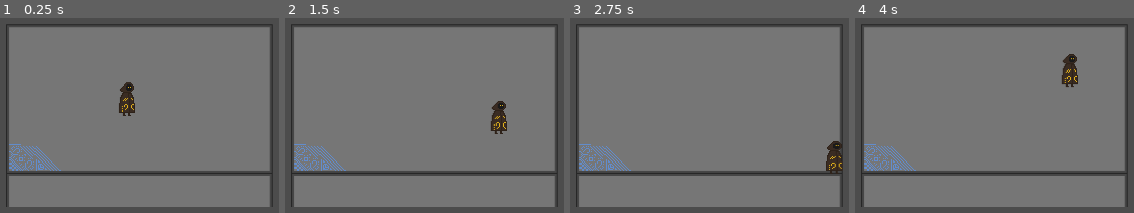
Above: before the commit, frames 1-4 (left to right).
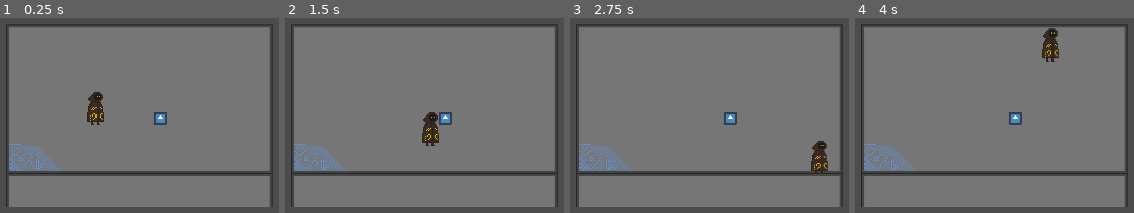
Above: after the commit, the same moments.

Repository: maximummdamage/Soul-Caster
Game: Godot game, scene res://Scenes/World.tscn
Two runs of this game, one before a commit and one after it. Both use one fixed random seed, a clock stepped at 60 frames per second and the inputs below. The engine's default icon, where the game draws it, is replaced by a stand-in: a white triangle on a blue panel in a dark square.
Inputs (mouse positions are in pixels of both pictures, inside the frame that each line leads up to):
- Up to frame 1 (0.25 s): no input
- Up to frame 2 (1.5 s): tap Enter at 0.5 s; move the mouse to (522, 113) at 0.52 s; hold D (game_right) 0.53-1.28 s; click (522, 113) at 0.67 s; move the mouse to (outside the picture) at 1.27 s; hold S (game_down) from 1.28 s (still down)
- Up to frame 3 (2.75 s): move the mouse to (709, 37) at 2.02 s; release S (game_down) at 2.03 s; hold D (game_right) from 2.03 s (still down)
- Up to frame 4 (4 s): move the mouse to (outside the picture) at 2.77 s; release D (game_right) at 2.78 s; hold W (game_up) 2.78-3.53 s; click (outside the picture) at 2.92 s; move the mouse to (outside the picture) at 3.52 s; hold A (game_left) from 3.53 s (still down)

The runs differ from the first frame. In frame 1, 1.9% of the frame differs, in the area x 31-60%, y 32-55%; in frame 2, 1.9%, in the area x 49-80%, y 42-66%; in frame 3, 1.8%; in frame 4, 1.9%.

Commit message:
Reworking movement

Diff:
--- a/Scenes/Movement.gd
+++ b/Scenes/Movement.gd
@@ -3,9 +3,37 @@
 class_name Movement
 
 # Member variables
+var max_speed
+var unscaled_speed_vec
 var speed
 var accel
 var decel
+
+
+func _ready():
+	max_speed = 100
+	unscaled_speed_vec = Vector2(0, 0)
+
+func _current_unscaled_speed():
+	return sqrt(pow(unscaled_speed_vec.x, 2) + pow(unscaled_speed_vec.y, 2))
+
+func scaled_speed():
+	pass
+
+
+
+
+
+
+
+
+
+
+
+
+
+
+
 
 # accelerate up to speed
 # take current speed, add speed unless at or above max speed
@@ -50,6 +78,9 @@
 func set_decel(_decel):
 	decel = _decel
 
+func current_speed(x, y):
+	pass
+
 # Constructor
 # decel = speed unless set otherwise with set_decel()
 # - this results in instantaneous stopping
--- a/Scenes/Player.gd
+++ b/Scenes/Player.gd
@@ -2,44 +2,68 @@
 
 # Constant Variables
 const Movement = preload("Movement.gd")
+const BUTTON_UP = 0
+const BUTTON_DOWN = 1
+const BUTTON_LEFT = 0
+const BUTTON_RIGHT = 1
 
 # Onready Variables
 onready var movement = Movement.new(speed, accel)
+onready var most_recent_direction_button_y = BUTTON_UP
+onready var most_recent_direction_button_x = BUTTON_LEFT
 
 # Variables
 var motion = Vector2()
-export var speed = 300
+export var speed = 400
 export var accel = 40
-export var decel = 300 #set decel = speed for instant stopping
+export var decel = 400 #set decel = speed for instant stopping
 
+# Classes
+class Movement2:
+	func thing():
+		print("gamer")
 
 # Only handles movement at the moment
 # Collisions not working properly
-# BUG: upon switching between opposite directions within one frame of each other, movement.stop() is skipped
-#      resulting in reverse acceleration, rather than deceleration
-#      - consider calling movement.stop() during movement.move() if current speed is opposite current acceleration
-func _physics_process(delta):
-
+func _physics_process(_delta):
+	# Movement Y
 	if Input.is_action_pressed("game_up") and Input.is_action_pressed("game_down"):
-		motion.y = movement.stop(motion.y)
+		if (most_recent_direction_button_y == BUTTON_DOWN):
+			motion.y = movement.move(motion.y, 1)
+		else:
+			motion.y = movement.move(motion.y, -1)
+	elif Input.is_action_pressed("game_up"):
+		motion.y = movement.move(motion.y, -1)
 	elif Input.is_action_pressed("game_down"):
 		motion.y = movement.move(motion.y, 1)
-	elif Input.is_action_pressed("game_up"):
-		motion.y = movement.move(motion.y, -1)
 	else:
 		motion.y = movement.stop(motion.y)
 
-	if Input.is_action_pressed("game_left") and Input.is_action_pressed("game_right"):
-		motion.x = movement.stop(motion.x)
+	# Movement X
+	if Input.is_action_pressed("game_right") and Input.is_action_pressed("game_left"):
+		if (most_recent_direction_button_x == BUTTON_RIGHT):
+			motion.x = movement.move(motion.x, 1)
+		else:
+			motion.x = movement.move(motion.x, -1)
+	elif Input.is_action_pressed("game_left"):
+		motion.x = movement.move(motion.x, -1)
 	elif Input.is_action_pressed("game_right"):
 		motion.x = movement.move(motion.x, 1)
-	elif Input.is_action_pressed("game_left"):
-		motion.x = movement.move(motion.x, -1)
 	else:
 		motion.x = movement.stop(motion.x)
 
+	# Set Motion
 	motion = move_and_slide(motion)
 
 
-func _input(event):
-	var a = 0
+func _input(_event):
+	var _a = 0
+	# Keep track of most recently pressed movement button.
+	if _event.is_action_pressed("game_up"):
+		most_recent_direction_button_y = BUTTON_UP
+	elif _event.is_action_pressed("game_left"):
+		most_recent_direction_button_x = BUTTON_LEFT
+	elif _event.is_action_pressed("game_down"):
+		most_recent_direction_button_y = BUTTON_DOWN
+	elif _event.is_action_pressed("game_right"):
+		most_recent_direction_button_x = BUTTON_RIGHT
--- a/Scenes/World.tscn
+++ b/Scenes/World.tscn
@@ -1,8 +1,9 @@
-[gd_scene load_steps=8 format=2]
+[gd_scene load_steps=12 format=2]
 
 [ext_resource path="res://Resources/Untitled.png" type="Texture" id=1]
 [ext_resource path="res://Resources/platform.png" type="Texture" id=2]
 [ext_resource path="res://Scenes/Player.gd" type="Script" id=3]
+[ext_resource path="res://Resources/icon.png" type="Texture" id=4]
 
 [sub_resource type="Environment" id=1]
 
@@ -13,6 +14,15 @@
 
 [sub_resource type="RectangleShape2D" id=4]
 extents = Vector2( 20, 4.8541 )
+
+[sub_resource type="RectangleShape2D" id=5]
+extents = Vector2( 12.0001, 32 )
+
+[sub_resource type="RectangleShape2D" id=6]
+extents = Vector2( 16, 8 )
+
+[sub_resource type="RectangleShape2D" id=7]
+extents = Vector2( 16, 16 )
 
 [node name="World" type="Node"]
 
@@ -50,7 +60,7 @@
 
 [node name="Player" type="KinematicBody2D" parent="."]
 light_mask = 0
-position = Vector2( 1100, 490 )
+position = Vector2( 1024, 512 )
 z_index = 2
 script = ExtResource( 3 )
 __meta__ = {
@@ -63,13 +73,39 @@
 position = Vector2( 20, -40 )
 scale = Vector2( 2.5, 2.5 )
 texture = ExtResource( 1 )
+
+[node name="Walking Collisions" type="CollisionShape2D" parent="Player"]
+position = Vector2( 19.9999, -4.99429 )
+shape = SubResource( 4 )
+
+[node name="Hitbox" type="Area2D" parent="Player"]
 __meta__ = {
 "_edit_group_": true
 }
 
-[node name="CollisionShape2D" type="CollisionShape2D" parent="Player"]
-position = Vector2( 19.9999, -4.99429 )
-shape = SubResource( 4 )
+[node name="CollisionShape2D" type="CollisionShape2D" parent="Player/Hitbox"]
+position = Vector2( 19.9999, -40 )
+shape = SubResource( 5 )
+
+[node name="Enemy Spawner" type="Node" parent="."]
+
+[node name="Enemy" type="KinematicBody2D" parent="Enemy Spawner"]
+position = Vector2( 1184, 480 )
 __meta__ = {
 "_edit_group_": true
 }
+
+[node name="Sprite" type="Sprite" parent="Enemy Spawner/Enemy"]
+scale = Vector2( 0.5, 0.5 )
+texture = ExtResource( 4 )
+centered = false
+
+[node name="CollisionShape2D" type="CollisionShape2D" parent="Enemy Spawner/Enemy"]
+position = Vector2( 16, 24 )
+shape = SubResource( 6 )
+
+[node name="Hurtbox" type="Area2D" parent="Enemy Spawner/Enemy"]
+
+[node name="CollisionShape2D" type="CollisionShape2D" parent="Enemy Spawner/Enemy/Hurtbox"]
+position = Vector2( 16, 16 )
+shape = SubResource( 7 )
